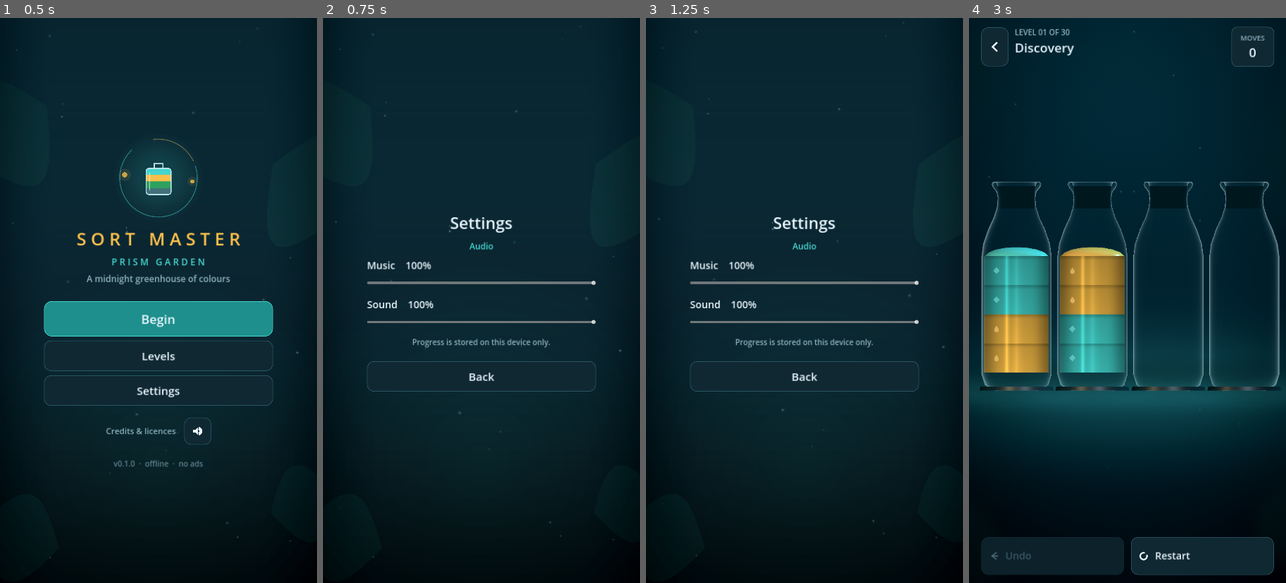
Above: before the commit, frames 1-4 (left to right).
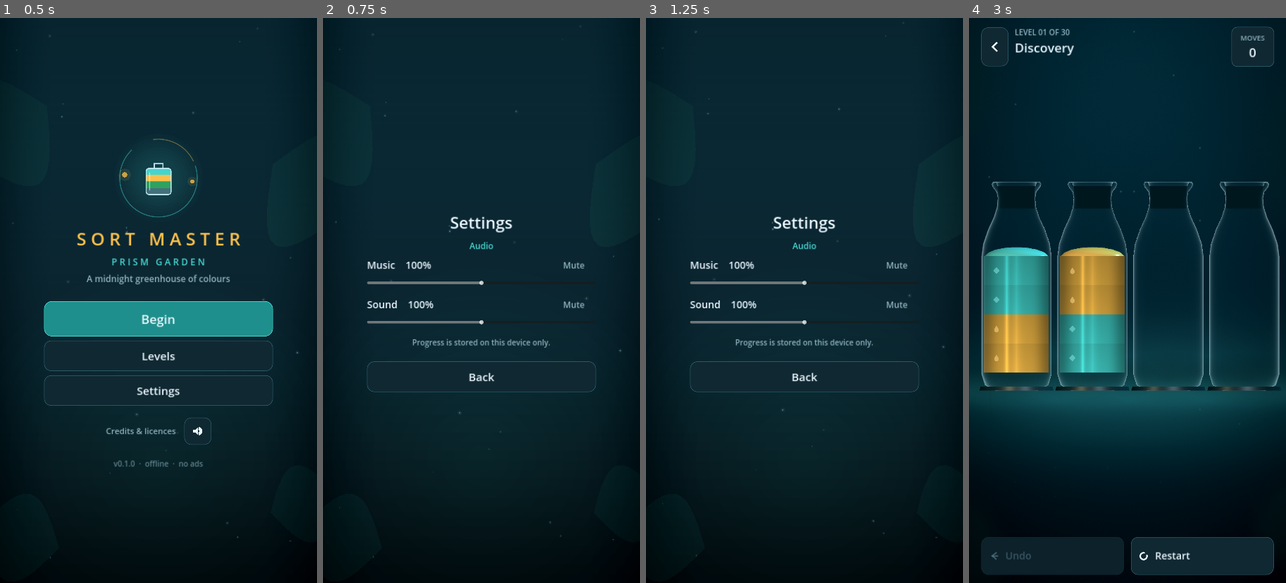
Above: after the commit, the same moments.

Repository: kieronpeters/sort-master
Game: Godot game, scene res://scenes/main.tscn
Same seed, same stepped clock (60 frames per second), same inputs: the game is played once before the commit and once after it. Sound files missing from this copy of the repository are replaced by a short silence.
Inputs (mouse positions are in pixels of both pictures, inside the frame that each line leads up to):
- Up to frame 1 (0.5 s): no input
- Up to frame 2 (0.75 s): click "Settings" at 0.5 s
- Up to frame 3 (1.25 s): no input
- Up to frame 4 (3 s): click "Back" at 1.25 s; click (1165, 430) at 2 s; click "Begin" at 2.75 s

Frame 1 is identical in both runs. In frame 2, 1.0% of the frame differs, in the area x 14-86%, y 35-67%; in frame 3, 1.0%; in frame 4, 0.2%.

Commit message:
feat: 200 percent volume ceiling, per-channel mute, and water with no seams
Owner feedback from the phone: the game is very quiet, and the liquid reads as
four stacked squares rather than one body of water.

Volume:
- sliders now run 0-200 %. 200 % is +6 dB over the authored level, which does not
  clip: the effects peak near -11 dBFS and the music bed at -11.7 dBFS.
- music and effects each get their own mute, stored separately from the global
  mute, so a player can silence the effects and keep the music or the reverse.
- all four values persist in progress.json; older saves load at 100 %, unmuted.

Water:
- the seam term is zeroed. Bands are separate cylinders, and any darkening at
  their top and bottom edges turns a stack of one colour into visible squares.
  With it off, same-colour bands merge into a single body and only a colour
  change shows a boundary, which is what real liquid in a tube does.
- top_light and bottom_dim are zeroed for the same reason.

Gate: 136 / 154 / 153 / 30, exit 0.

Diff:
--- a/godot/assets/shaders/liquid.gdshader
+++ b/godot/assets/shaders/liquid.gdshader
@@ -28,13 +28,14 @@
 uniform float edge_power : hint_range(0.2, 4.0) = 0.85;
 
 // Vertical shaping within the band.
-uniform float top_light : hint_range(0.0, 0.5) = 0.06;
-uniform float bottom_dim : hint_range(0.0, 0.5) = 0.10;
+uniform float top_light : hint_range(0.0, 0.5) = 0.0;
+uniform float bottom_dim : hint_range(0.0, 0.5) = 0.0;
 
-// Seam. Where two bands meet, the join reads as a hard printed line. A narrow
-// darkening at each band's top and bottom edge turns it into a soft crease, which
-// is what makes stacked bands read as separate volumes of liquid.
-uniform float seam_dim : hint_range(0.0, 0.6) = 0.20;
+// Seam. Zeroed deliberately: bands are drawn as separate cylinders, and any
+// darkening at their top and bottom edges turns a stack of one colour into
+// visible squares. Real liquid in a tube is one continuous body, so the bands
+// must meet with no line between them. Left as a parameter for future use.
+uniform float seam_dim : hint_range(0.0, 0.6) = 0.0;
 uniform float seam_width : hint_range(0.01, 0.35) = 0.085;
 
 // A soft vertical sheen on the camera-facing side, like light through glass.
--- a/godot/scripts/audio/audio_director.gd
+++ b/godot/scripts/audio/audio_director.gd
@@ -33,6 +33,11 @@
 ## designed and 0.5 halves it.
 var music_volume := 1.0
 var sfx_volume := 1.0
+## Separate from the global mute: a player may want the game silent but the music
+## on, or the reverse. The phone speaker measured quiet, so the range runs to 2.0
+## (+6 dB over the authored level) rather than stopping at 1.0.
+var music_muted := false
+var sfx_muted := false
 
 var _streams := {}
 var _players: Array = []
@@ -93,7 +98,7 @@
 
 
 func _start_track() -> void:
-	if _music == null or muted or _music_order.is_empty():
+	if _music == null or muted or music_muted or _music_order.is_empty():
 		return
 	_music.stream = load(_music_order[_music_index % _music_order.size()])
 	_music.play()
@@ -110,7 +115,7 @@
 
 
 func play(sound: String, volume_db: float = BASE_VOLUME_DB) -> void:
-	if muted or not _streams.has(sound):
+	if muted or sfx_muted or not _streams.has(sound):
 		return
 	var player: AudioStreamPlayer = null
 	for p in _players:
@@ -127,17 +132,34 @@
 ## 1.0 keeps the authored level; 0.0 is silent. linear_to_db(0) is -inf, so the
 ## floor keeps it finite and lets the player actually stop.
 static func _volume_db(v: float) -> float:
-	return linear_to_db(maxf(0.0001, clampf(v, 0.0, 1.0)))
+	return linear_to_db(maxf(0.0001, clampf(v, 0.0, 2.0)))
 
 
 func set_music_volume(v: float) -> void:
-	music_volume = clampf(v, 0.0, 1.0)
+	music_volume = clampf(v, 0.0, 2.0)
 	if _music != null:
 		_music.volume_db = MUSIC_DB + _volume_db(music_volume)
 
 
 func set_sfx_volume(v: float) -> void:
-	sfx_volume = clampf(v, 0.0, 1.0)
+	sfx_volume = clampf(v, 0.0, 2.0)
+
+
+func set_music_muted(value: bool) -> void:
+	music_muted = value
+	if _music == null:
+		return
+	if music_muted:
+		_music.stop()
+	else:
+		_start_track()
+
+
+func set_sfx_muted(value: bool) -> void:
+	sfx_muted = value
+	if sfx_muted:
+		for p in _players:
+			p.stop()
 
 
 func set_muted(value: bool) -> void:
--- a/godot/scripts/domain/progress_store.gd
+++ b/godot/scripts/domain/progress_store.gd
@@ -12,7 +12,7 @@
 const DEFAULT_PATH := "user://progress.json"
 
 static func default_data() -> Dictionary:
-	return {"unlocked": 0, "best": {}, "muted": false, "music": 1.0, "sfx": 1.0}
+	return {"unlocked": 0, "best": {}, "muted": false, "music": 1.0, "sfx": 1.0, "music_muted": false, "sfx_muted": false}
 
 static func load_data(path: String = DEFAULT_PATH) -> Dictionary:
 	var data := default_data()
@@ -32,10 +32,16 @@
 
 	# Separate music and effects levels, 0.0-1.0. Older saves without them keep
 	# the defaults, so no migration step is needed.
+	# 0.0 - 2.0: the top half of the range is a boost, because the phone speaker
+	# at 100 % was too quiet in testing.
 	for key in ["music", "sfx"]:
 		var level = parsed.get(key, 1.0)
 		if level is int or level is float:
-			data[key] = clampf(float(level), 0.0, 1.0)
+			data[key] = clampf(float(level), 0.0, 2.0)
+	for key in ["music_muted", "sfx_muted"]:
+		var flag = parsed.get(key, false)
+		if flag is bool:
+			data[key] = flag
 
 	var best = parsed.get("best", {})
 	if best is Dictionary:
@@ -62,8 +68,10 @@
 		"unlocked": int(data.get("unlocked", 0)),
 		"best": clean_best,
 		"muted": bool(data.get("muted", false)),
-		"music": clampf(float(data.get("music", 1.0)), 0.0, 1.0),
-		"sfx": clampf(float(data.get("sfx", 1.0)), 0.0, 1.0),
+		"music": clampf(float(data.get("music", 1.0)), 0.0, 2.0),
+		"sfx": clampf(float(data.get("sfx", 1.0)), 0.0, 2.0),
+		"music_muted": bool(data.get("music_muted", false)),
+		"sfx_muted": bool(data.get("sfx_muted", false)),
 	}))
 	f.close()
 
--- a/godot/scripts/ui/main.gd
+++ b/godot/scripts/ui/main.gd
@@ -93,6 +93,8 @@
 	audio.muted = bool(data.get("muted", false))
 	audio.set_music_volume(float(data.get("music", 1.0)))
 	audio.set_sfx_volume(float(data.get("sfx", 1.0)))
+	audio.set_music_muted(bool(data.get("music_muted", false)))
+	audio.set_sfx_muted(bool(data.get("sfx_muted", false)))
 	add_child(audio)
 	_refresh_safe_area()
 	get_viewport().size_changed.connect(_refresh_safe_area)
@@ -128,6 +130,8 @@
 		"muted": audio.muted if audio else false,
 		"music": audio.music_volume if audio else 1.0,
 		"sfx": audio.sfx_volume if audio else 1.0,
+		"music_muted": audio.music_muted if audio else false,
+		"sfx_muted": audio.sfx_muted if audio else false,
 	})
 	if not ok:
 		push_warning("Progress save failed; the session continues in memory.")
@@ -509,10 +513,19 @@
 
 	col.add_child(UIKit.label("Settings", 46, P.TEXT))
 	col.add_child(UIKit.label("Audio", 24, P.ACCENT))
-	col.add_child(_volume_row("Music", audio.music_volume, func(v): audio.set_music_volume(v)))
-	col.add_child(_volume_row("Sound", audio.sfx_volume, func(v):
-		audio.set_sfx_volume(v)
-		audio.play("ui")))
+	col.add_child(_volume_row("Music", audio.music_volume, audio.music_muted,
+		func(v): audio.set_music_volume(v),
+		func(m):
+			audio.set_music_muted(m)
+			_save_progress()))
+	col.add_child(_volume_row("Sound", audio.sfx_volume, audio.sfx_muted,
+		func(v):
+			audio.set_sfx_volume(v)
+			audio.play("ui"),
+		func(m):
+			audio.set_sfx_muted(m)
+			audio.play("ui")
+			_save_progress()))
 	col.add_child(UIKit.label("Progress is stored on this device only.", 22, P.MUTED))
 	col.add_child(UIKit.spacer(6))
 
@@ -523,17 +536,28 @@
 
 ## One labelled 0-100 % slider. Writes through on every change so a player who
 ## backs out immediately still keeps the level they set.
-func _volume_row(title: String, value: float, on_change: Callable) -> Control:
+## One labelled channel: slider 0-200 % and its own mute. The range runs past
+## 100 % because the phone speaker at maximum was too quiet in testing.
+func _volume_row(title: String, value: float, muted: bool, on_change: Callable, on_mute: Callable) -> Control:
 	var row := VBoxContainer.new()
 	row.add_theme_constant_override("separation", 4)
 
+	var header := HBoxContainer.new()
+	header.add_theme_constant_override("separation", 16)
+	row.add_child(header)
+
 	var label := UIKit.label("%s    %d%%" % [title, int(round(value * 100.0))], 28, P.TEXT)
+	label.size_flags_horizontal = Control.SIZE_EXPAND_FILL
 	label.horizontal_alignment = HORIZONTAL_ALIGNMENT_LEFT
-	row.add_child(label)
+	header.add_child(label)
+
+	var mute := UIKit.text_button("Unmute" if muted else "Mute", 24)
+	mute.custom_minimum_size = Vector2(150, 48)
+	header.add_child(mute)
 
 	var slider := HSlider.new()
 	slider.min_value = 0.0
-	slider.max_value = 100.0
+	slider.max_value = 200.0
 	slider.step = 5.0
 	slider.value = value * 100.0
 	slider.custom_minimum_size = Vector2(0, 60)
@@ -542,6 +566,12 @@
 		label.text = "%s    %d%%" % [title, int(v)]
 		_save_progress())
 	row.add_child(slider)
+
+	mute.pressed.connect(func():
+		# flip the stored flag, then reflect it in the button
+		var now_muted: bool = mute.text == "Mute"
+		on_mute.call(now_muted)
+		mute.text = "Unmute" if now_muted else "Mute")
 	return row
 
 
Not shown, changed: tools/device_pass.ps1
